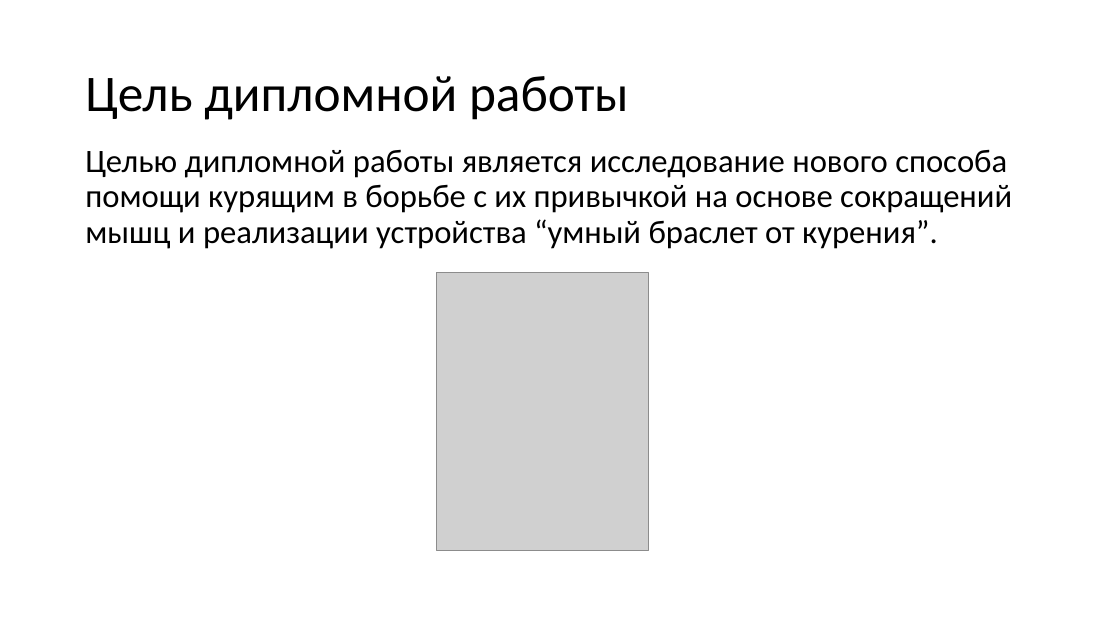
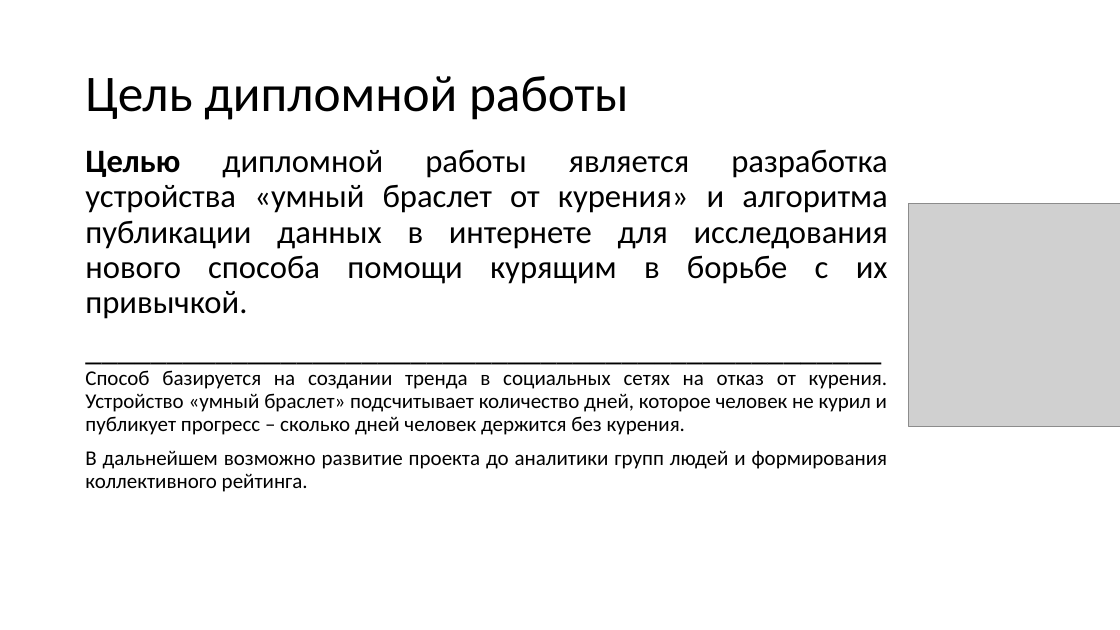
Before and after one commit to pepellsd/diplom, a slide deck: slide 3 of presentation.pptx. Drawn at 1120x630 pixels with LibreOffice and Linux fonts; fonts in the diff are those of the drawing; grey boxes stand for pictures. Boxes give left, top, right and bottom in pixels: in the first picture for what was removed or moved away, otherwise in the second. Text is boxed around its words. In the diff, an @@ line names an element or a change of style, - is before the commit and + after.

```diff
--- a/presentation.pptx
+++ b/presentation.pptx
@@ text at <box>85,149,888,492</box>: text changed; size 28 to 18 pt @@
-Целью дипломной работы является исследование нового способа помощи курящим в борьбе с их привычкой на основе сокращений мышц и реализации устройства “умный браслет от курения”.
+Целью дипломной работы является разработка устройства «умный браслет от курения» и алгоритма публикации данных в интернете для исследования нового способа помощи курящим в борьбе с их привычкой.
+_________________________________________________Способ базируется на создании тренда в социальных сетях на отказ от курения. Устройство «умный браслет» подсчитывает количество дней, которое человек не курил и публикует прогресс – сколько дней человек держится без курения.
+В дальнейшем возможно развитие проекта до аналитики групп людей и формирования коллективного рейтинга.
@@ picture: place and size @@
-picture at <box>437,272,648,551</box>
+picture at <box>909,203,1120,426</box>
```
Also in this commit, not shown: 2 other slides changed, 2 other files.
